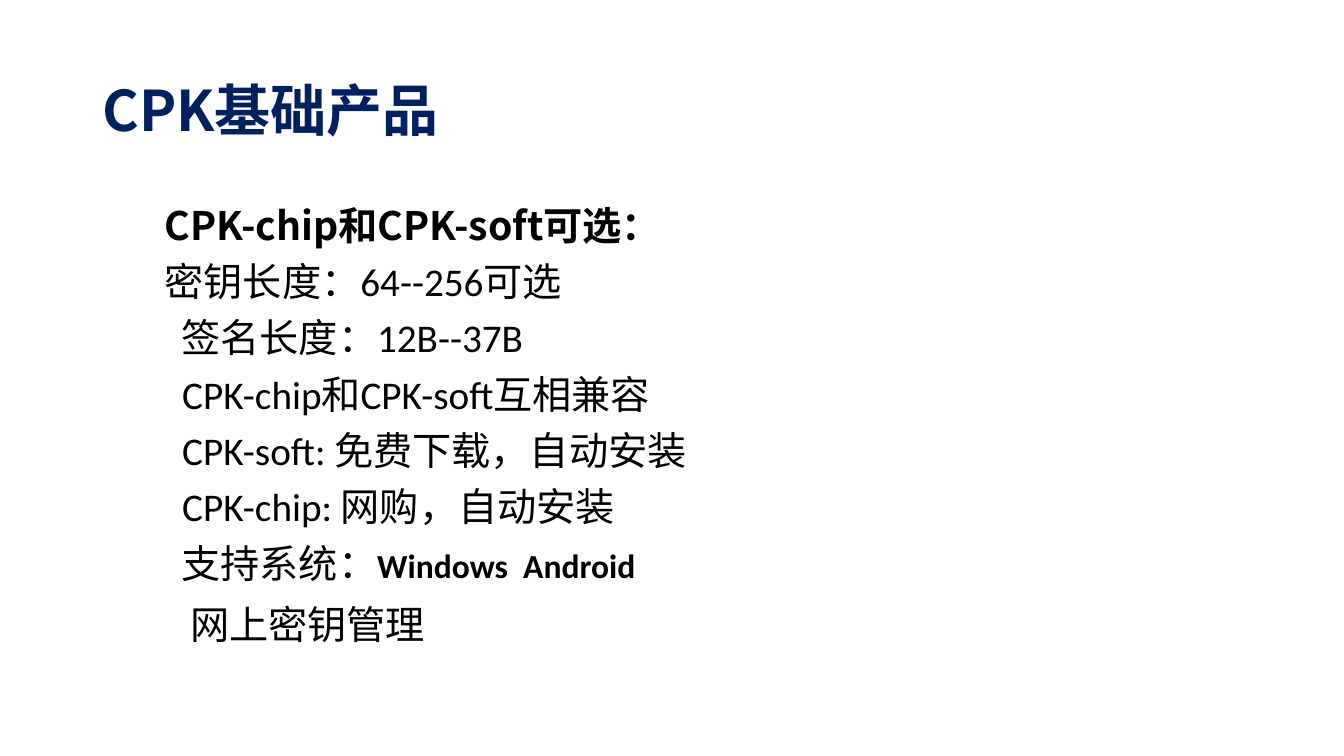
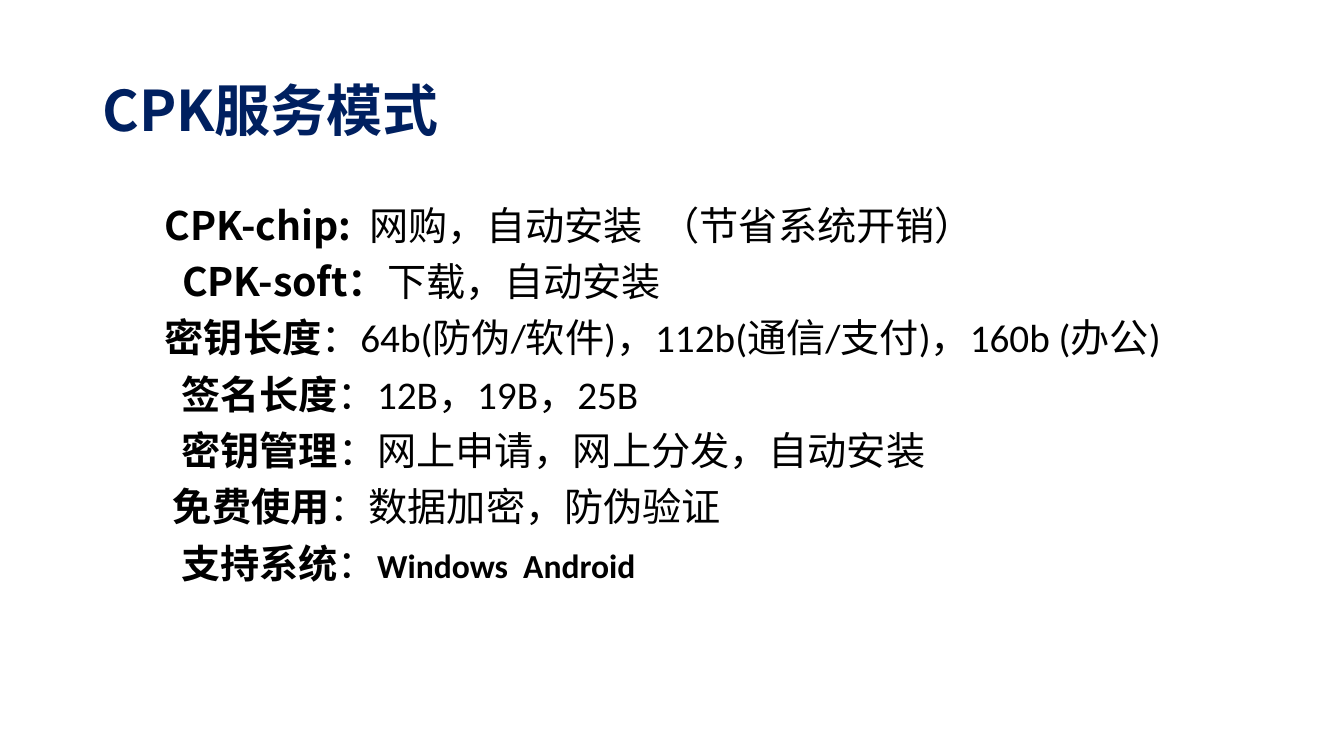
Before and after one commit to CombinedPublicKey/Website, a slide deck: slide 7 of slides/CPK系统(中).pptx (slide 8 before the commit). Drawn at 1344x756 pixels with LibreOffice and Linux fonts; fonts in the diff are those of the drawing. Boxes give left, top, right and bottom in pixels: in the first picture for what was removed or moved away, otherwise in the second. Text is boxed around its words. In the diff, an @@ line names an element or a change of style, - is before the commit and + after.

```diff
--- a/slides/CPK系统(中).pptx
+++ b/slides/CPK系统(中).pptx
@@ title at (102,83,438,136): text changed @@
-CPK基础产品
+CPK服务模式
@@ text at (165,206,1161,525): text changed @@
-CPK-chip和CPK-soft可选：
-密钥长度：64--256可选
-签名长度：12B--37B
-CPK-chip和CPK-soft互相兼容
-CPK-soft: 免费下载，自动安装
-CPK-chip: 网购，自动安装
+CPK-chip: 网购，自动安装 （节省系统开销）
+CPK-soft：下载，自动安装
+密钥长度：64b(防伪/软件)，112b(通信/支付)，160b (办公)
+签名长度：12B，19B，25B
+密钥管理：网上申请，网上分发，自动安装
+免费使用：数据加密，防伪验证
@@ text at (181,544,635,582): font Calibri to Noto Sans CJK SC, bold on in "支持系统：Windows" @@
@@ text at (190,605,425,643): paragraph removed @@
-网上密钥管理
```
Also in this commit, not shown: 6 other slides changed, 1 slide removed.
